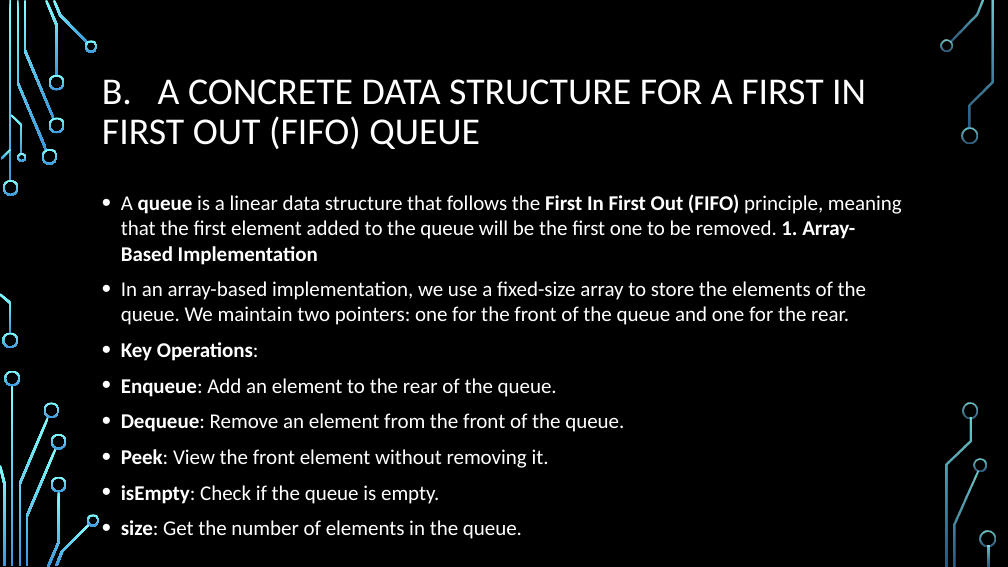
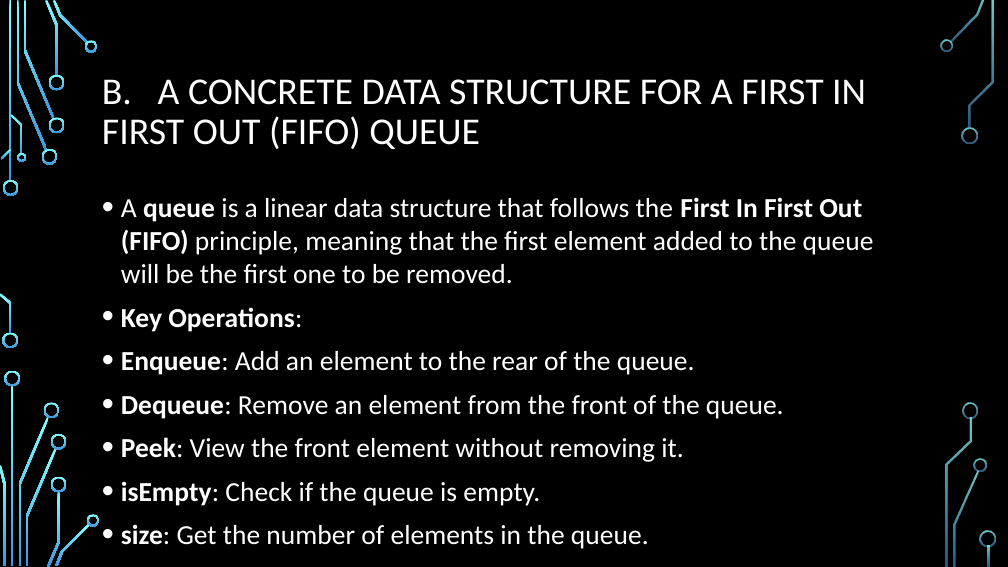
Before and after one commit to thanhye/ASM1, a slide deck: slide 6 of BH01702_TranVanThanh_SE07102.pptx. Drawn at 1008x567 pixels with LibreOffice and Linux fonts; fonts in the diff are those of the drawing; background and template pictures are left out. Boxes give left, top, right and bottom in pixels: in the first picture for what was removed or moved away, otherwise in the second. Text is boxed around its words. In the diff, an @@ line names an element or a change of style, - is before the commit and + after.

```diff
--- a/BH01702_TranVanThanh_SE07102.pptx
+++ b/BH01702_TranVanThanh_SE07102.pptx
@@ text at [121,197,874,284]: text changed; size 19.9 to 26.2 pt @@
-• A queue is a linear data structure that follows the First In First Out (FIFO) principle, meaning that the first element added to the queue will be the first one to be removed. 1. Array-Based Implementation
-• In an array-based implementation, we use a fixed-size array to store the elements of the queue. We maintain two pointers: one for the front of the queue and one for the rear.
+• A queue is a linear data structure that follows the First In First Out (FIFO) principle, meaning that the first element added to the queue will be the first one to be removed.
@@ text at [121,307,784,549]: size 19.9 to 26.2 pt in "Key Operations:", "Enqueue: Add an element to the rear ...", "Dequeue: Remove an element from the front ...", "Peek: View the front element without removing ..." and 2 more places @@
```
Also in this commit, not shown: 6 other slides changed, 4 slides added, 1 slide removed.
